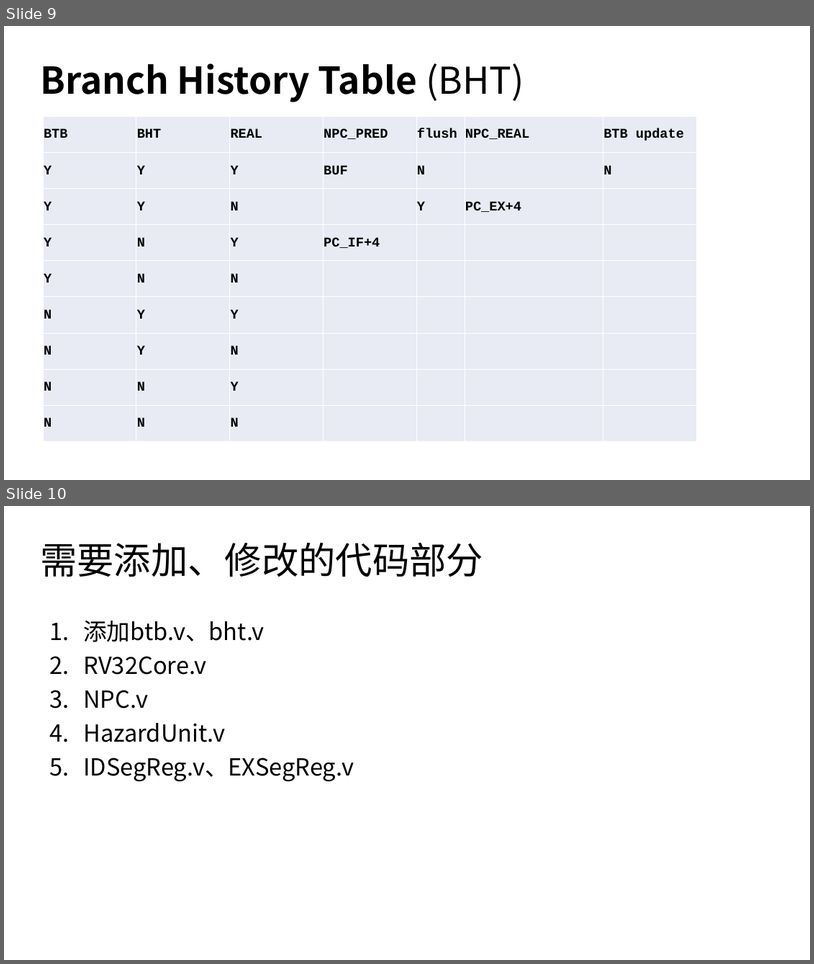
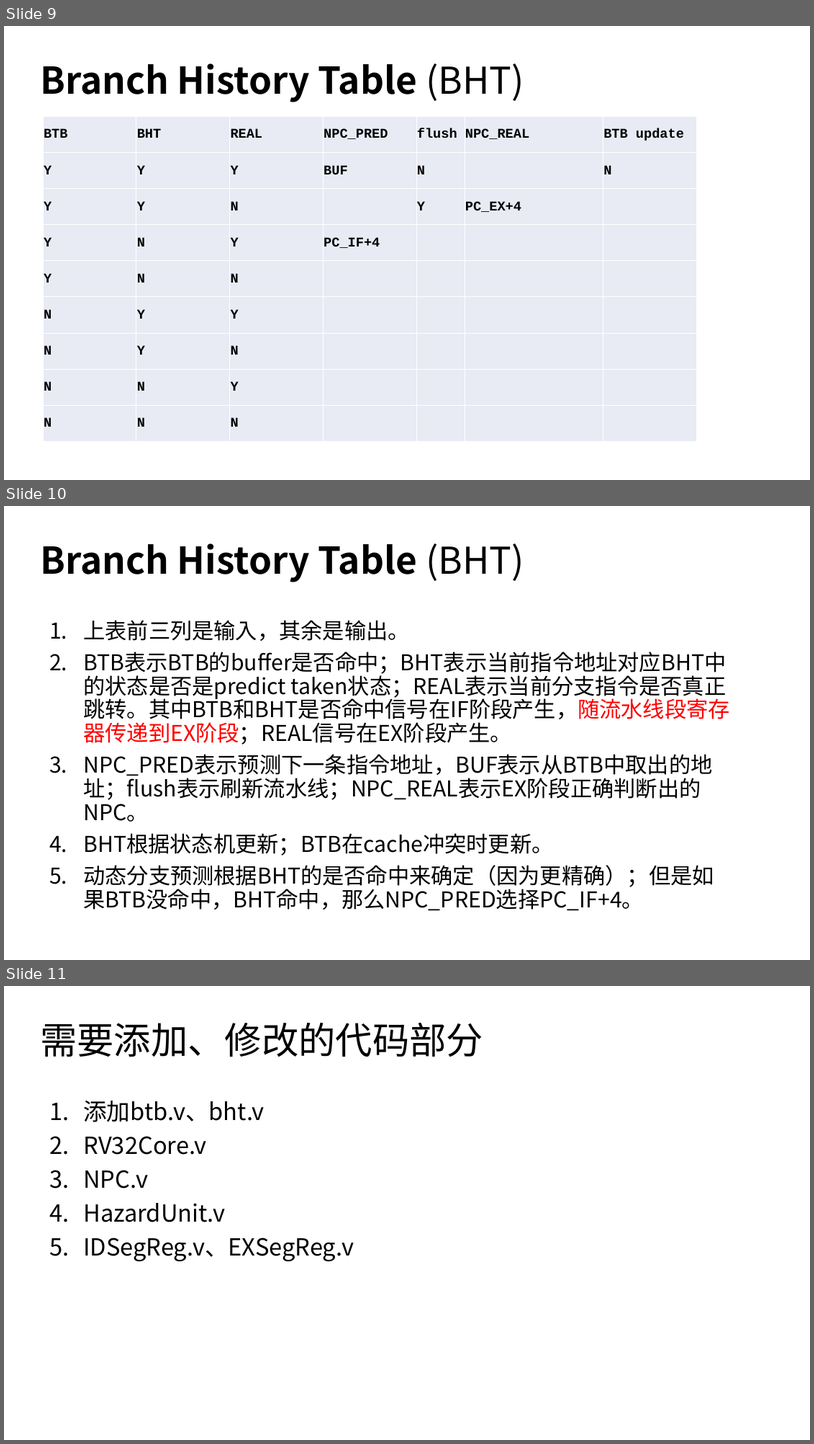
Before and after one commit to Summer-Summer/ComputerArchitectureLab, a slide deck: 6_branch_prediction/lab4-分支预测-实验指导.pptx. Shown one above the other, each under a label of ours: slides 9 and 10 before the commit, slides 9, 10 and 11 after it. The pictures are 814x964 and 814x1444 pixels, drawn with LibreOffice and Linux fonts; fonts in the diff are those of the drawing. Boxes give left, top, right and bottom in pixels: in the first picture for what was removed or moved away, otherwise in the second. Text is boxed around its words. In the diff, an @@ line names an element or a change of style, - is before the commit and + after.

```diff
--- a/6_branch_prediction/lab4-分支预测-实验指导.pptx
+++ b/6_branch_prediction/lab4-分支预测-实验指导.pptx
@@ slide 10 added at [4,506,810,960], background #FFFFFF @@
@@ title added at [40,543,525,582], 44 pt, text #000000, bold @@
+Branch History Table (BHT)
@@ text added at [83,620,730,911], 25.9 pt, text #000000 @@
+1. 上表前三列是输入，其余是输出。
+2. BTB表示BTB的buffer是否命中；BHT表示当前指令地址对应BHT中的状态是否是predict taken状态；REAL表示当前分支指令是否真正跳转。其中BTB和BHT是否命中信号在IF阶段产生，随流水线段寄存器传递到EX阶段；REAL信号在EX阶段产生。
+3. NPC_PRED表示预测下一条指令地址，BUF表示从BTB中取出的地址；flush表示刷新流水线；NPC_REAL表示EX阶段正确判断出的NPC。
+4. BHT根据状态机更新；BTB在cache冲突时更新。
+5. 动态分支预测根据BHT的是否命中来确定（因为更精确）；但是如果BTB没命中，BHT命中，那么NPC_PRED选择PC_IF+4。
@@ what was slide 10 is now slide 11 @@
```
Also in this commit, not shown: 2 slides changed.
